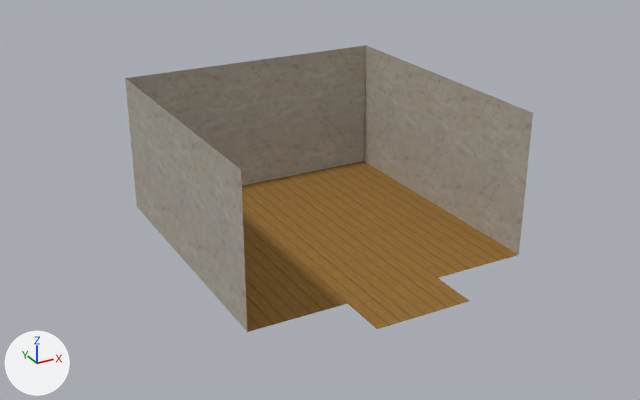
One commit to the glTF model world/interiors/shop/shop-interior.glb: the scene before it, then after it.
Both versions are drawn from a camera (50 mm lens) standing at (-8.21, -15.06, 8.21) and looking at (-0.26, -0.61, 0.98). Every picture has the same lights, and +X, +Y and +Z are marked at lower left. Objects named as collision shapes, trigger or cutter boxes, shadow casters or lower levels of detail are left out. Vertices at the same position are counted once.

In view in the first picture: 'shop-col'.
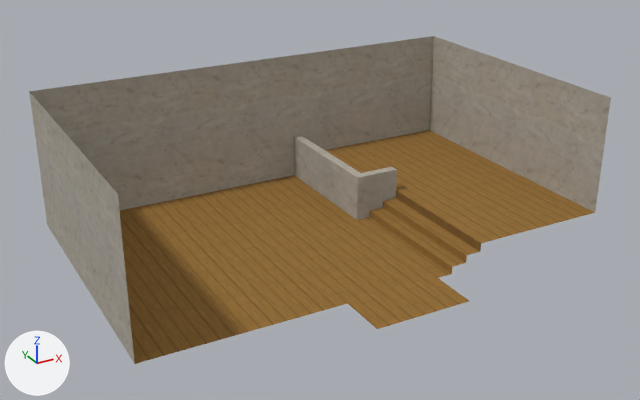
Commit message: new shop interior

What changed in the scene script:
```text
Change me_cube_005:
    used by ob_shop_col; location = (0.0, 0.0, 0.0)
    verts and faces of me_cube_005; kept vertices keep their numbers, new ones are numbered from 22
    before: 0 (-3.0, -3.0, 0.0) at pixel (247, 332), 1 (-3.0, 3.0, 0.0) at pixel (136, 207), 10 (-3.0, -3.0, 3.0) at pixel (241, 169), 11 (-3.0, 3.0, 3.0) at pixel (125, 78), 16 (-3.0, -3.0, 2.0) at pixel (243, 226)
    before: 17 (-3.0, 3.0, 2.0) at pixel (129, 122)
    remove me_cube_005.from_pydata(...)  # 22 vertices, 28 faces; spans x -3.0..3.0, y -4.0..3.0, z 0.0..3.0
    add me_cube_005.from_pydata(...)  # 59 vertices, 76 faces; spans x -5.0..5.0, y -4.0..3.0, z 0.0..3.0
    me_cube_005 part 1
    add for i in [0, 1, 10, 11, 16, 17]: verts[i] += (-2.0, 0.0, 0.0)
    me_cube_005 part 2
    6 vertices are removed from x 3.0, y -3.0..3.0, z 0.0..3.0
    10 faces are deleted
    29 vertices are added at x 1.0..5.0, y -3.0..3.0, z 0.0..3.0
    8 new vertices lie (0.0, 0.0, 0.5) away from vertices in x 1.0..2.0, y 0.0..3.0, z 0.0..0.5
    6 new vertices lie (0.0, 3.0, 0.0) away from vertices in x 1.33..2.0, y -3.0, z 0.0..0.5
    18 new faces join them, mat_floor (picture img_wood_planks)
    40 new faces join them, mat_wall (picture img_wall_plaster_worn_2_png)
```

What differs and where, as boxes (x1, y1, x2, y2) in the pictures (640 x 400 px; the box of a moved part takes in the faces that stretch with it):
'shop-col', reshaped (43% wider, 14% taller): before (125, 45, 533, 332); after (29, 36, 611, 364)
part 1 of me_cube_005, moved or reshaped: before (125, 66, 348, 332); after (29, 66, 348, 364)
part 2 of me_cube_005, built on: before (293, 45, 533, 278); after (293, 36, 611, 278)
